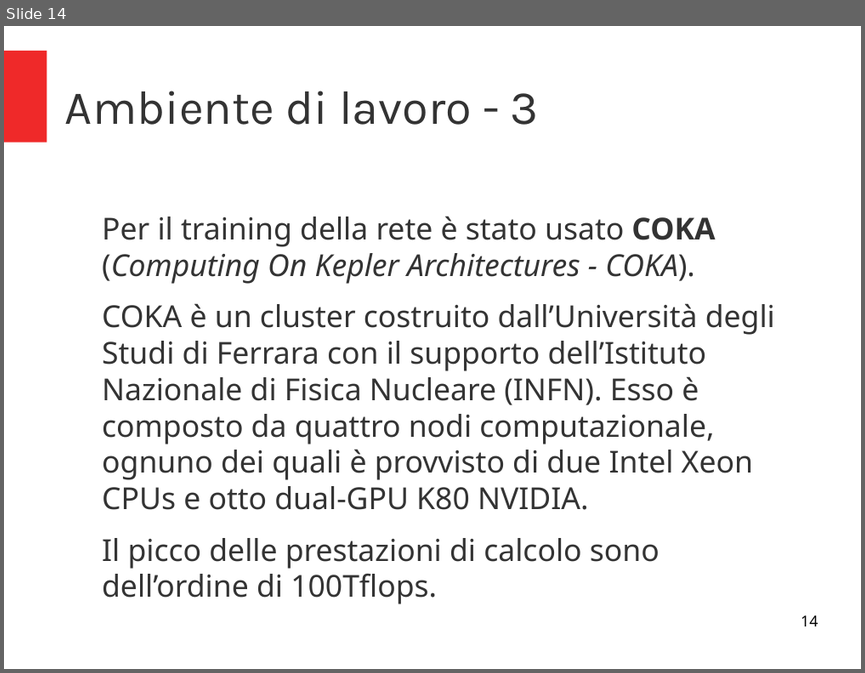
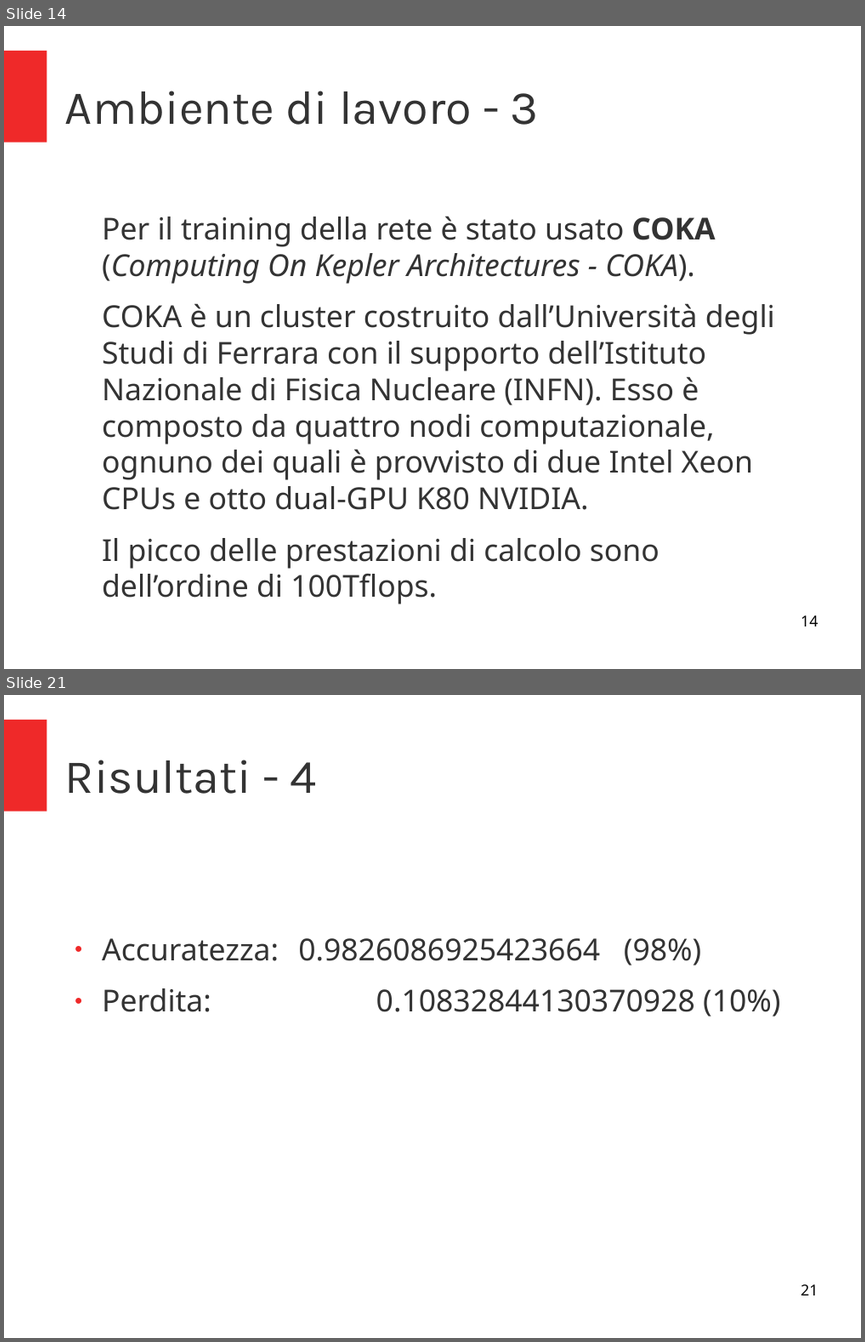
Before and after one commit to micheleFraccaroli/Progetto_IA, a slide deck: Presentazione/Press.odp. Shown one above the other, each under a label of ours: slide 14 before the commit, slides 14 and 21 after it; the slides between them are not shown. The pictures are 865x673 and 865x1342 pixels, drawn with LibreOffice and Linux fonts; fonts in the diff are those of the drawing. Boxes give left, top, right and bottom in pixels: in the first picture for what was removed or moved away, otherwise in the second. Text is boxed around its words. In the diff, an @@ line names an element or a change of style, - is before the commit and + after.

```diff
--- a/Presentazione/Press.odp
+++ b/Presentazione/Press.odp
@@ slide 21 added at (4, 695, 861, 1338), background #FFFFFF; not listed: 1 template element that a slide beside it also shows @@
@@ title added at (65, 760, 317, 794), 44 pt, text #333333 @@
+Risultati - 4
@@ text added at (102, 938, 780, 1016), 28 pt, text #333333 @@
+● Accuratezza: 0.9826086925423664 (98%)
+● Perdita: 0.10832844130370928 (10%)
@@ page number added at (800, 1284, 817, 1295), 14 pt, text #000000 @@
+21
```
Also in this commit, not shown: 7 slides changed, 1 other slide added, 9 other files.
